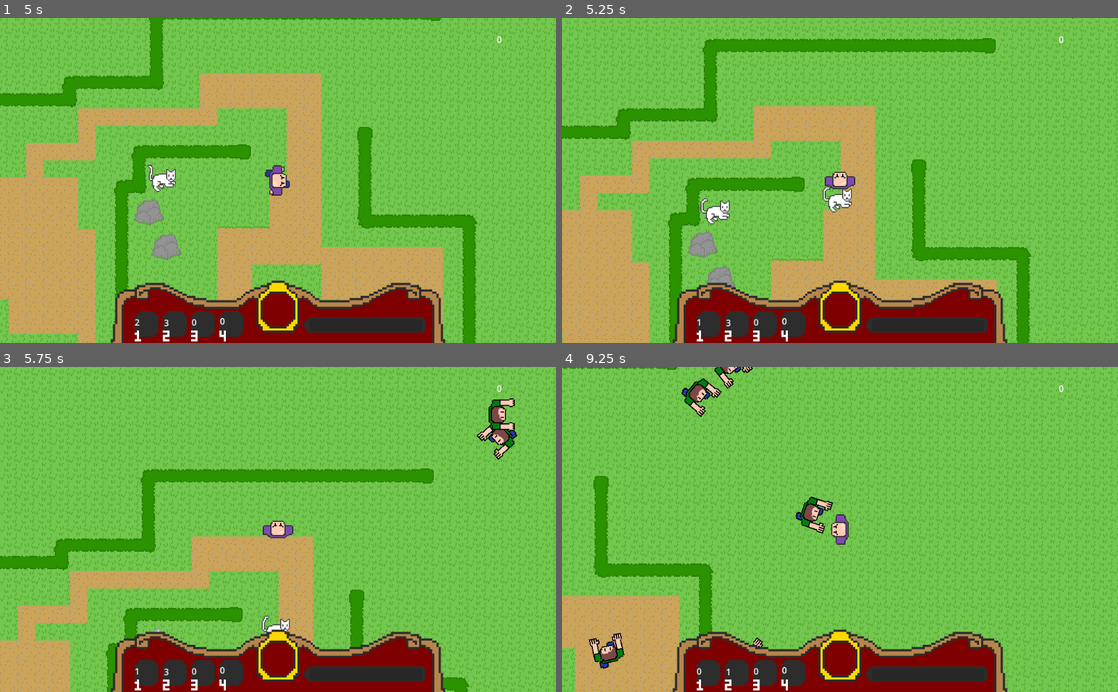
Above: before the commit, frames 1-4 (two rows, left to right).
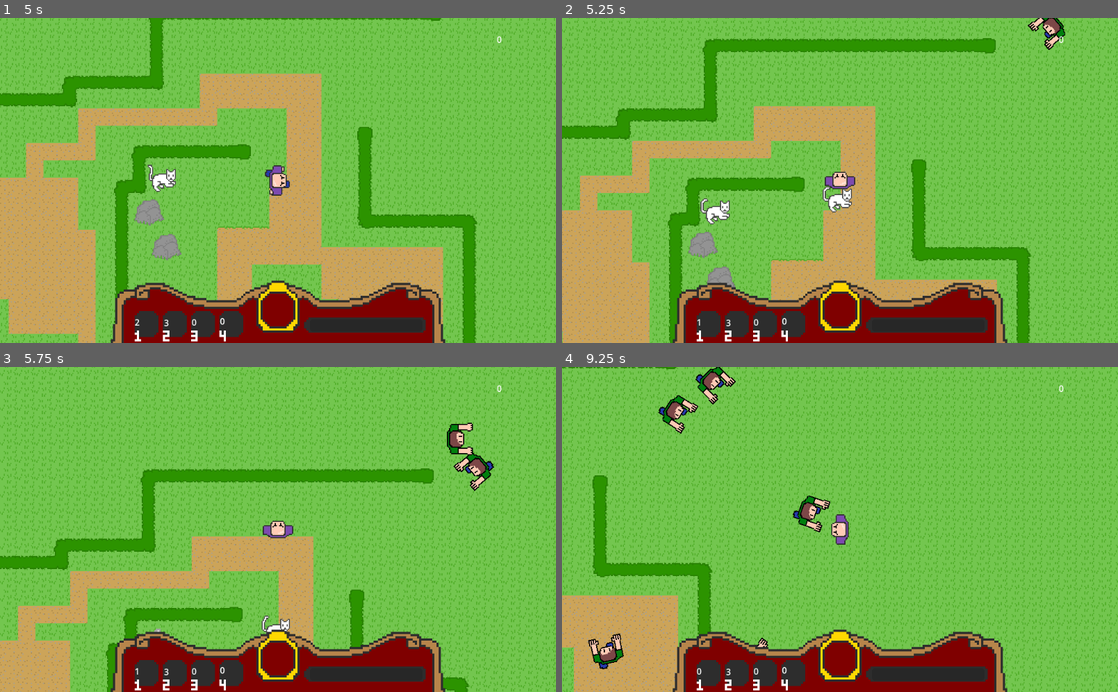
Above: after the commit, the same moments.

Repository: JessicaCC-gd/GGJ2024-2_4_1
Game: Godot game, scene res://level.tscn
Same seed, same stepped clock (60 frames per second), same inputs: the game is played once before the commit and once after it.
Inputs:
- Up to frame 1 (5 s): tap Enter at 0.5 s; hold Up (move_up) 0.53-2.03 s; tap 1 (action_1) at 0.6, 2.1, 3.6 s; tap 2 (action_2) at 1.35, 2.85, 4.35 s; tap Space at 2 s; hold Left (move_left) 2.03-3.53 s; hold Down (move_down) 3.53-4.28 s; hold Right (move_right) from 4.28 s (still down)
- Up to frame 2 (5.25 s): release Right (move_right) at 5.03 s; hold Up (move_up) from 5.03 s (still down); tap 1 (action_1) at 5.1 s
- Up to frame 3 (5.75 s): keep holding Up (move_up)
- Up to frame 4 (9.25 s): release Up (move_up) at 5.78 s; hold Right (move_right) 5.78-8.03 s; tap 2 (action_2) at 5.85, 7.35, 8.85 s; tap 1 (action_1) at 6.6, 8.1 s; hold Down (move_down) 8.03-8.78 s; hold Left (move_left) from 8.78 s (still down)

Frame 1 is identical in both runs. In frame 2, 0.3% of the frame differs, in the area x 83-92%, y 0-10%; in frame 3, 1.4%; in frame 4, 18%, in the area x 0-100%, y 0-100%.

Commit message:
fix absence of cats causing errors

Diff:
--- a/enemy.gd
+++ b/enemy.gd
@@ -19,7 +19,7 @@
 func _chase():
 	direction == null
 
-	if $"../cat":
+	if get_node_or_null("../cat") != null:
 		direction = _get_los($"../cat".global_position)
 		if direction != null: return
 
--- a/enemy.tscn
+++ b/enemy.tscn
@@ -57,31 +57,19 @@
 }]
 
 [sub_resource type="CircleShape2D" id="CircleShape2D_pe2hc"]
-radius = 41.0122
-
-[sub_resource type="CapsuleShape2D" id="CapsuleShape2D_cla8n"]
-height = 28.0
+radius = 16.0
 
 [node name="enemy" type="CharacterBody2D"]
+collision_layer = 2
+collision_mask = 7
 script = ExtResource("1_r2d8k")
 
 [node name="AnimatedSprite2D" type="AnimatedSprite2D" parent="."]
 sprite_frames = SubResource("SpriteFrames_3l6sg")
 animation = &"walk"
 
-[node name="Area2D" type="Area2D" parent="."]
-collision_layer = 7
-collision_mask = 7
-
-[node name="CollisionShape2D" type="CollisionShape2D" parent="Area2D"]
-z_index = -1
+[node name="CollisionShape2D" type="CollisionShape2D" parent="."]
 shape = SubResource("CircleShape2D_pe2hc")
 
 [node name="RayCast2D" type="RayCast2D" parent="."]
-
-[node name="CollisionShape2D" type="CollisionShape2D" parent="."]
-rotation = 1.5708
-shape = SubResource("CapsuleShape2D_cla8n")
-
-[connection signal="body_entered" from="Area2D" to="." method="_on_area_2d_body_entered"]
-[connection signal="body_exited" from="Area2D" to="." method="_on_area_2d_body_exited"]
+target_position = Vector2(-45, 11)
Not shown: 1 places in cat.tscn that only renumber resources
Not shown: 1 places in enemy.tscn that only renumber resources
